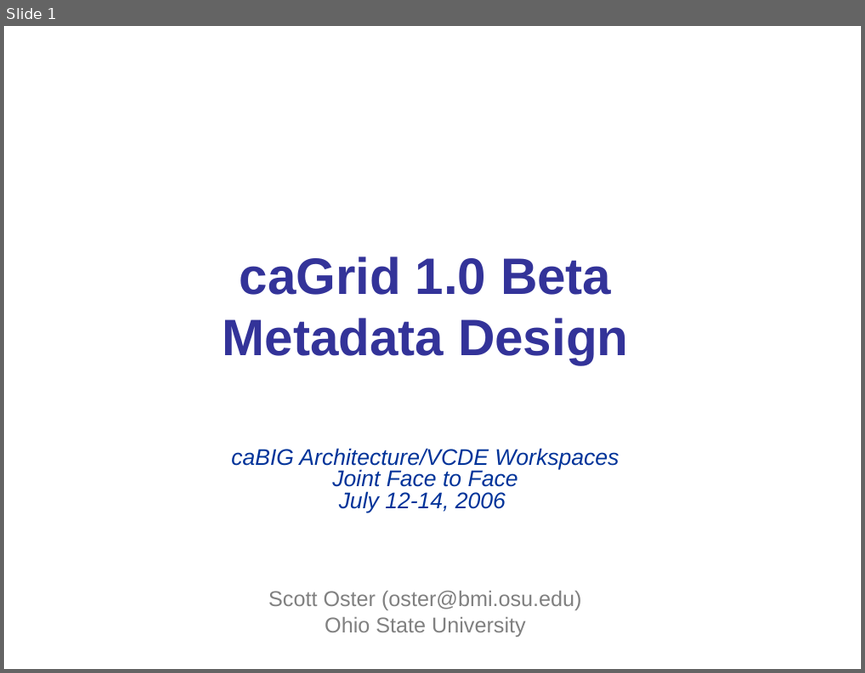
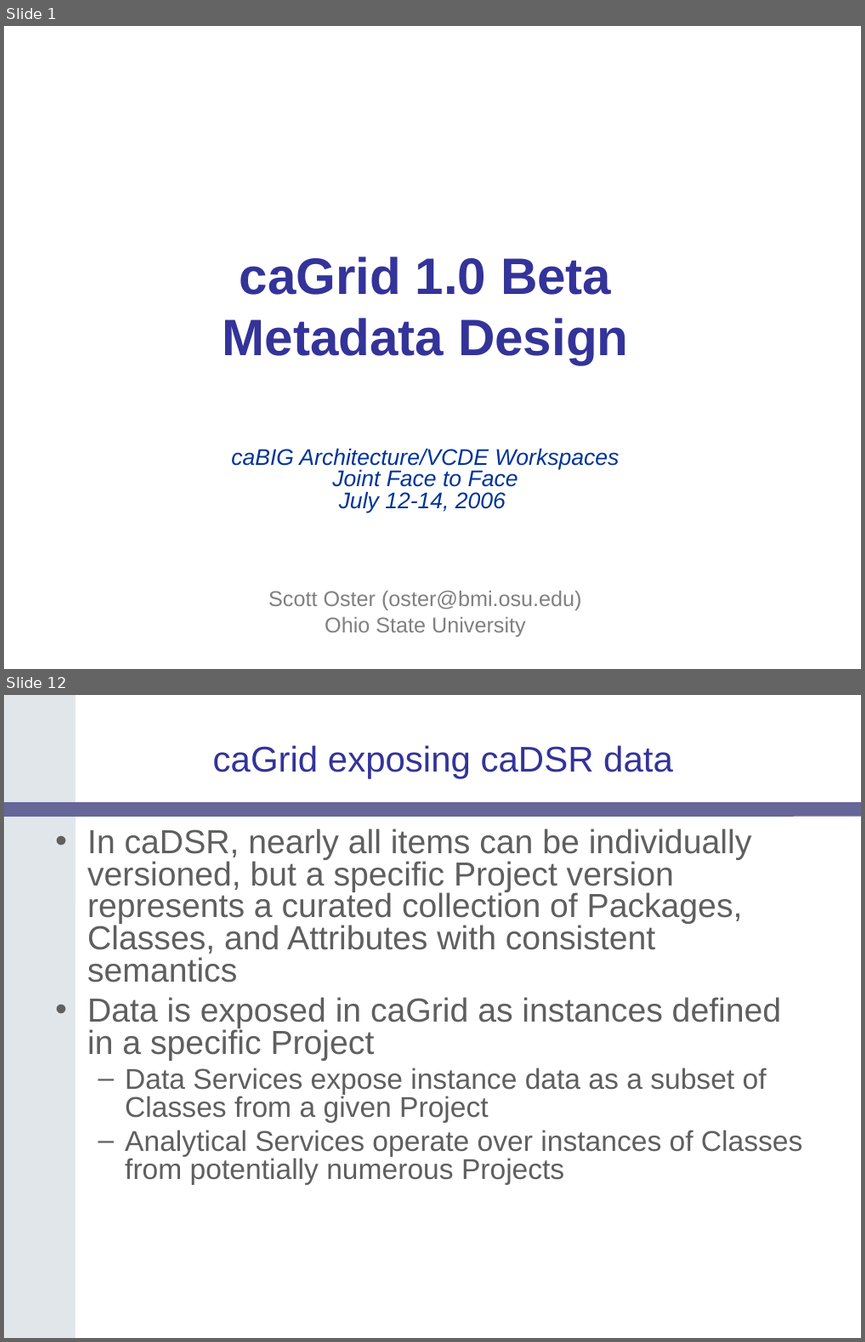
Before and after one commit to NCIP/cagrid-docs, a slide deck: presentations/200607_VCDE_ARCH/caGrid-1.0_Beta_Metadata.ppt. Shown one above the other, each under a label of ours: slide 1 before the commit, slides 1 and 12 after it; the slides between them are not shown. The pictures are 865x673 and 865x1342 pixels, drawn with LibreOffice and Linux fonts; fonts in the diff are those of the drawing; background and template pictures are left out. Boxes give left, top, right and bottom in pixels: in the first picture for what was removed or moved away, otherwise in the second. Text is boxed around its words. In the diff, an @@ line names an element or a change of style, - is before the commit and + after.

```diff
--- a/presentations/200607_VCDE_ARCH/caGrid-1.0_Beta_Metadata.ppt
+++ b/presentations/200607_VCDE_ARCH/caGrid-1.0_Beta_Metadata.ppt
@@ slide 12 added at <box>4,695,861,1338</box>, background #FFFFFF @@
@@ freeform shape added at <box>4,695,75,1338</box>, fill #E1E6EB @@
@@ title added at <box>213,745,673,779</box>, 30 pt, text #333399 @@
+caGrid exposing caDSR data
@@ rounded rectangle added at <box>4,802,861,817</box>, fill #666699 @@
@@ text added at <box>87,828,802,1185</box>, 28 pt, text #5F5F5F @@
+• In caDSR, nearly all items can be individually versioned, but a specific Project version represents a curated collection of Packages, Classes, and Attributes with consistent semantics
+• Data is exposed in caGrid as instances defined in a specific Project
+  – Data Services expose instance data as a subset of Classes from a given Project
+  – Analytical Services operate over instances of Classes from potentially numerous Projects
```
Also in this commit, not shown: 41 other slides added, 1 slide removed.
